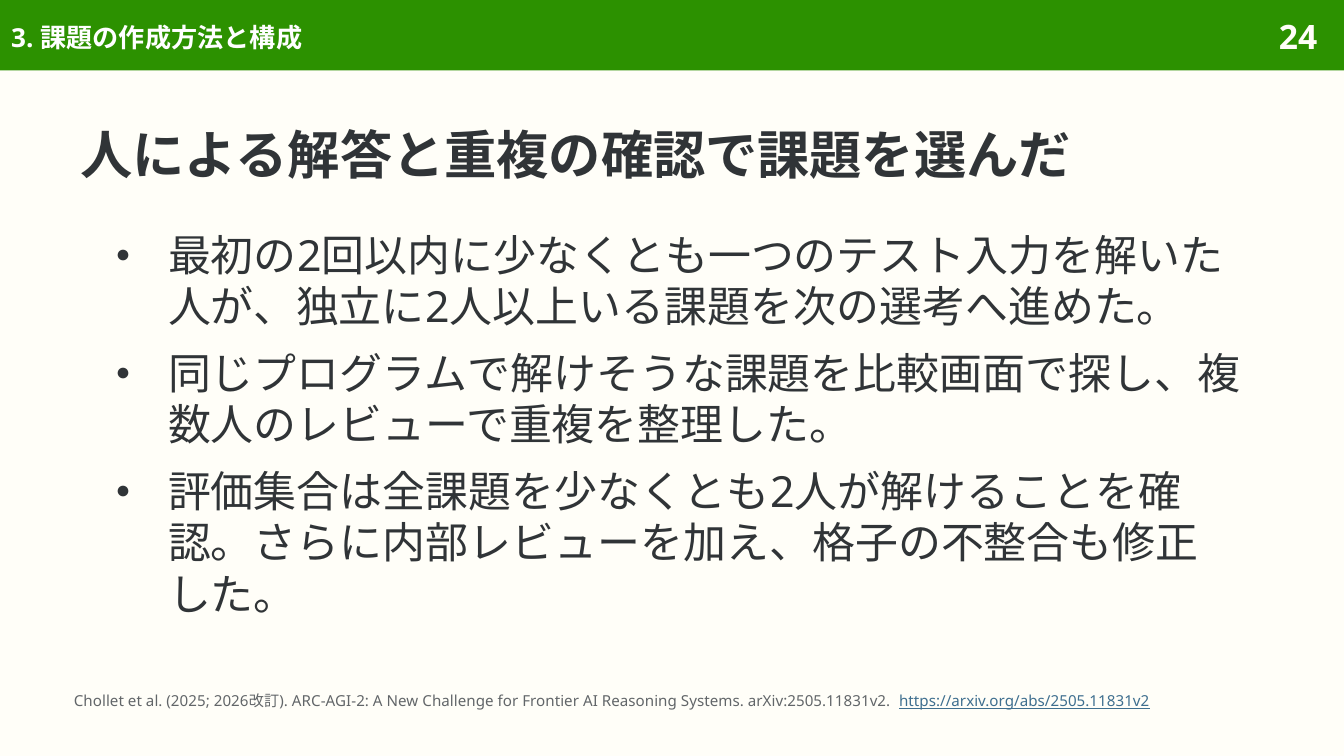
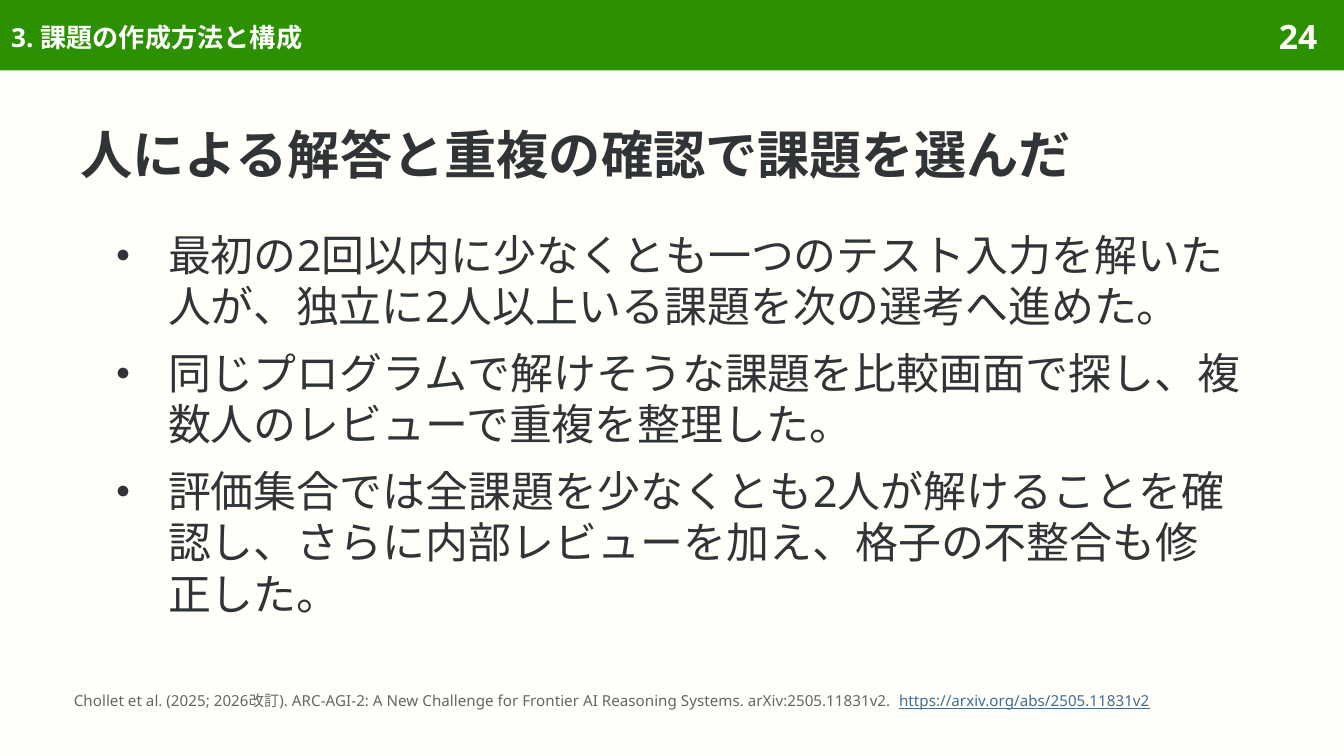
Before and after one commit to sasakiy84/datasets-in-10-minutes, a slide deck: slide 24 of slides/datasets-in-10-minutes-arc-agi-2.pptx. Drawn at 1344x756 pixels with LibreOffice and Linux fonts; fonts in the diff are those of the drawing. Boxes give left, top, right and bottom in pixels: in the first picture for what was removed or moved away, otherwise in the second. Text is boxed around its words. In the diff, an @@ line names an element or a change of style, - is before the commit and + after.

```diff
--- a/slides/datasets-in-10-minutes-arc-agi-2.pptx
+++ b/slides/datasets-in-10-minutes-arc-agi-2.pptx
@@ text at bbox=[168, 471, 1224, 613]: text changed @@
-● 評価集合は全課題を少なくとも2人が解けることを確認。さらに内部レビューを加え、格子の不整合も修正した。
+● 評価集合では全課題を少なくとも2人が解けることを確認し、さらに内部レビューを加え、格子の不整合も修正した。
```
Also in this commit, not shown: 21 other slides changed, 7 other files.
